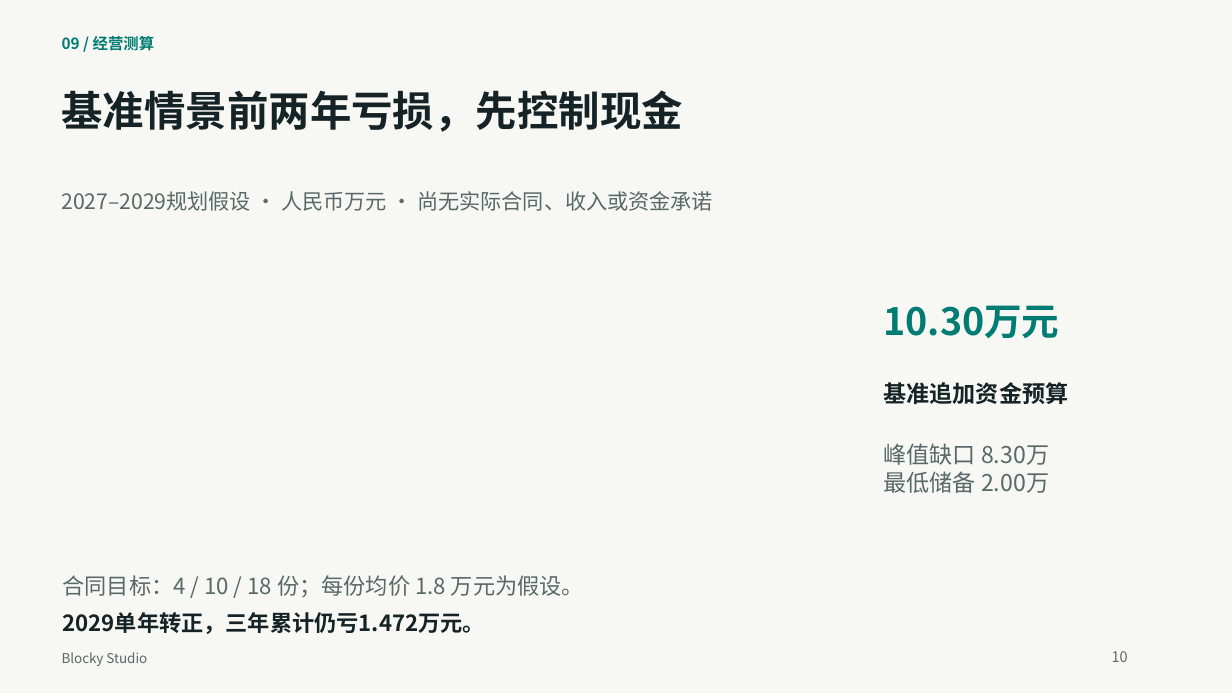
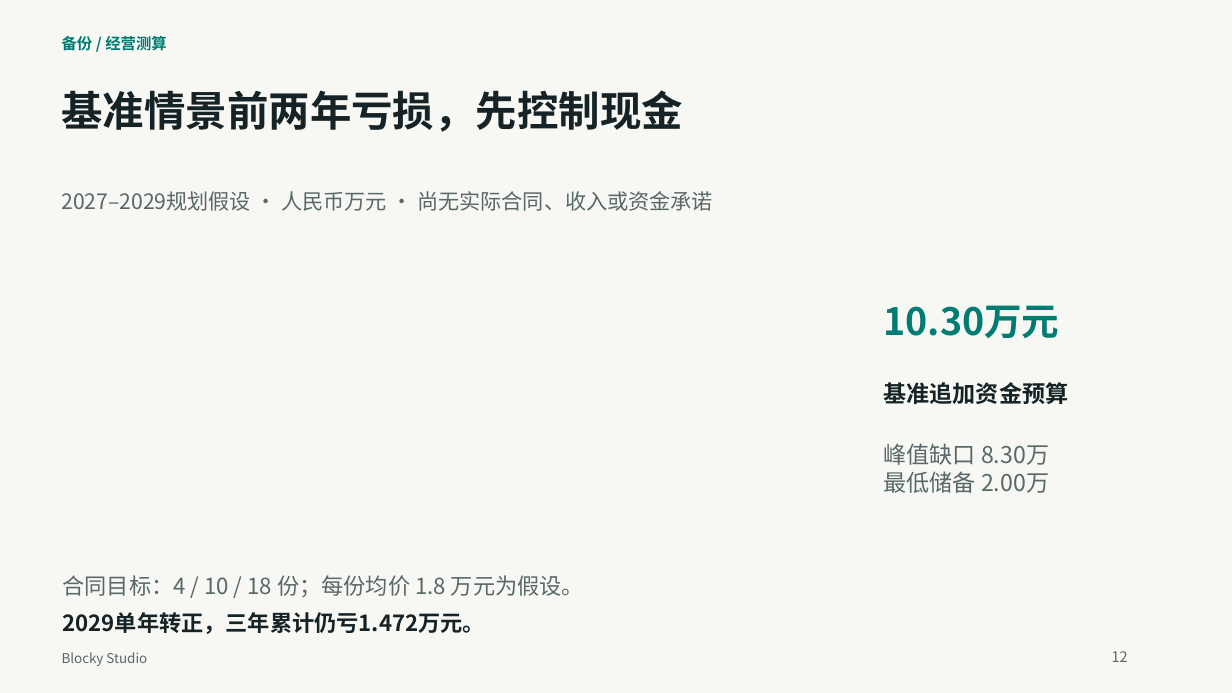
Before and after one commit to q2955161835-debug/Blocky-AI, a slide deck: slide 12 of doc/交付/2026-10-03-答辩与商业计划书/Blocky-Studio-新版答辩-2026-10-03.pptx (slide 10 before the commit). Drawn at 1232x693 pixels with LibreOffice and Linux fonts; fonts in the diff are those of the drawing. Boxes give left, top, right and bottom in pixels: in the first picture for what was removed or moved away, otherwise in the second. Text is boxed around its words. In the diff, an @@ line names an element or a change of style, - is before the commit and + after.

```diff
--- a/doc/交付/2026-10-03-答辩与商业计划书/Blocky-Studio-新版答辩-2026-10-03.pptx
+++ b/doc/交付/2026-10-03-答辩与商业计划书/Blocky-Studio-新版答辩-2026-10-03.pptx
@@ text at (62, 33, 167, 53): text changed @@
-09 / 经营测算
+备份 / 经营测算
@@ text at (1112, 651, 1128, 662): text changed @@
-10
+12
```
Also in this commit, not shown: 8 other slides changed, 4 slides added, 4 slides removed, 16 other files.
